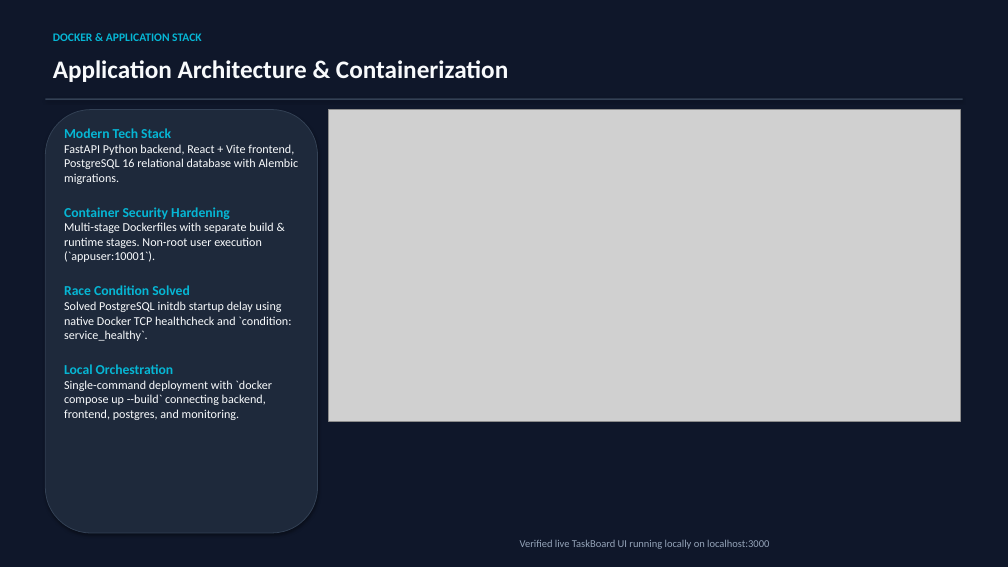
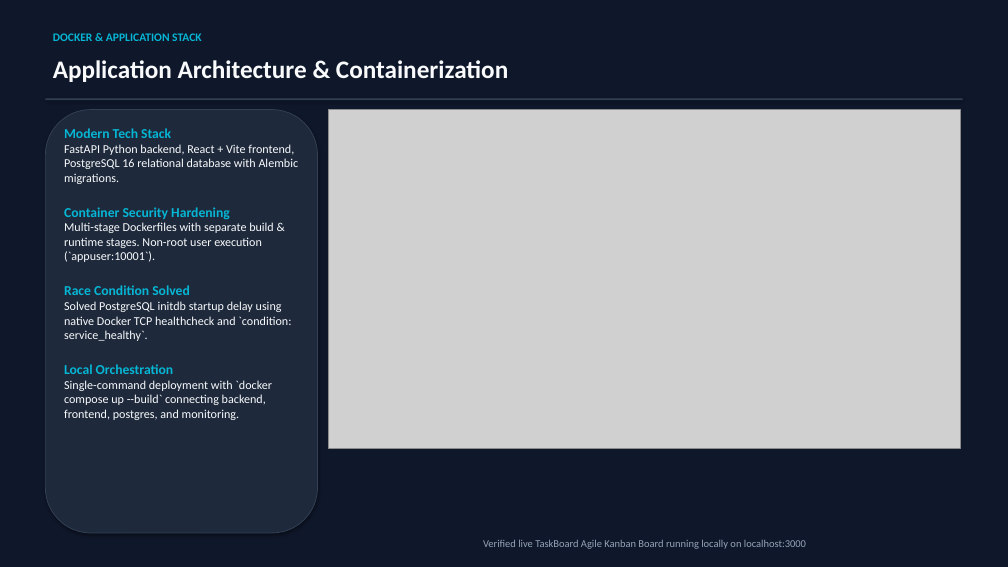
Before and after one commit to AGENT-BABA/TaskBoard, a slide deck: slide 3 of demo/TaskBoard_DevOps_Capstone_Presentation.pptx. Drawn at 1008x567 pixels with LibreOffice and Linux fonts; fonts in the diff are those of the drawing; grey boxes stand for pictures. Boxes give left, top, right and bottom in pixels: in the first picture for what was removed or moved away, otherwise in the second. Text is boxed around its words. In the diff, an @@ line names an element or a change of style, - is before the commit and + after.

Commit message:
docs(m10): finalize presentation video in demo folder, update YouTube stream, and polish M10 documentation

```diff
--- a/demo/TaskBoard_DevOps_Capstone_Presentation.pptx
+++ b/demo/TaskBoard_DevOps_Capstone_Presentation.pptx
@@ picture: place and size @@
-picture at [329,110,960,421]
+picture at [329,110,960,448]
@@ text at [483,540,806,549]: text changed @@
-Verified live TaskBoard UI running locally on localhost:3000
+Verified live TaskBoard Agile Kanban Board running locally on localhost:3000
```
Also in this commit, not shown: 8 other files.
